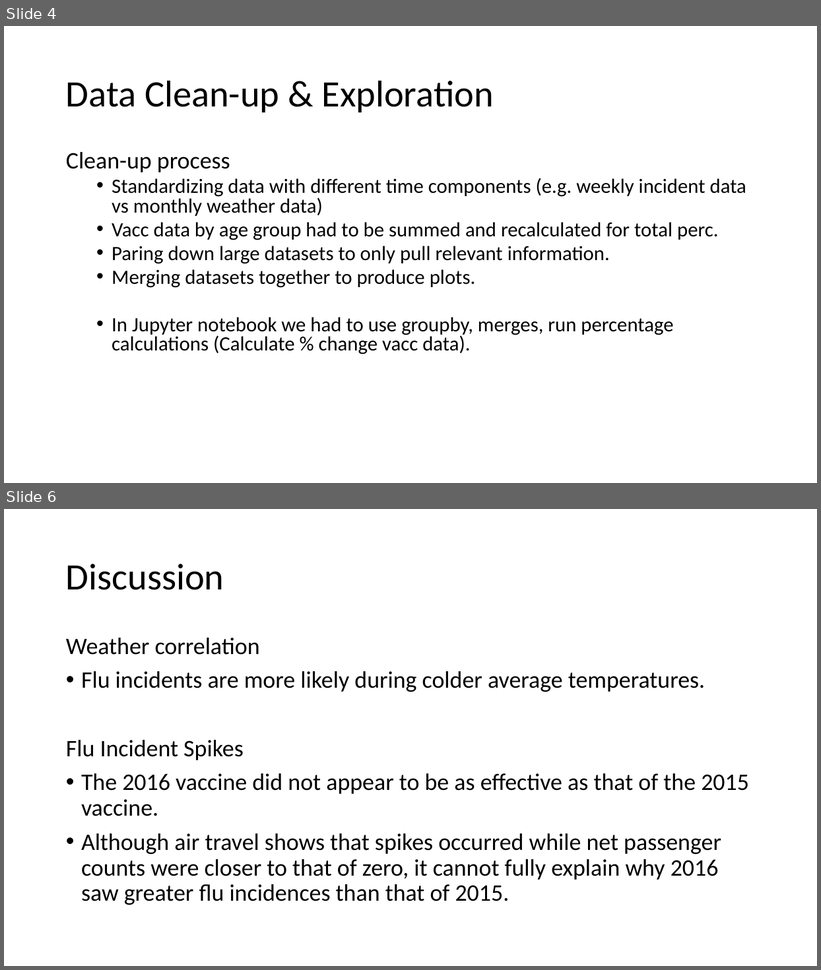
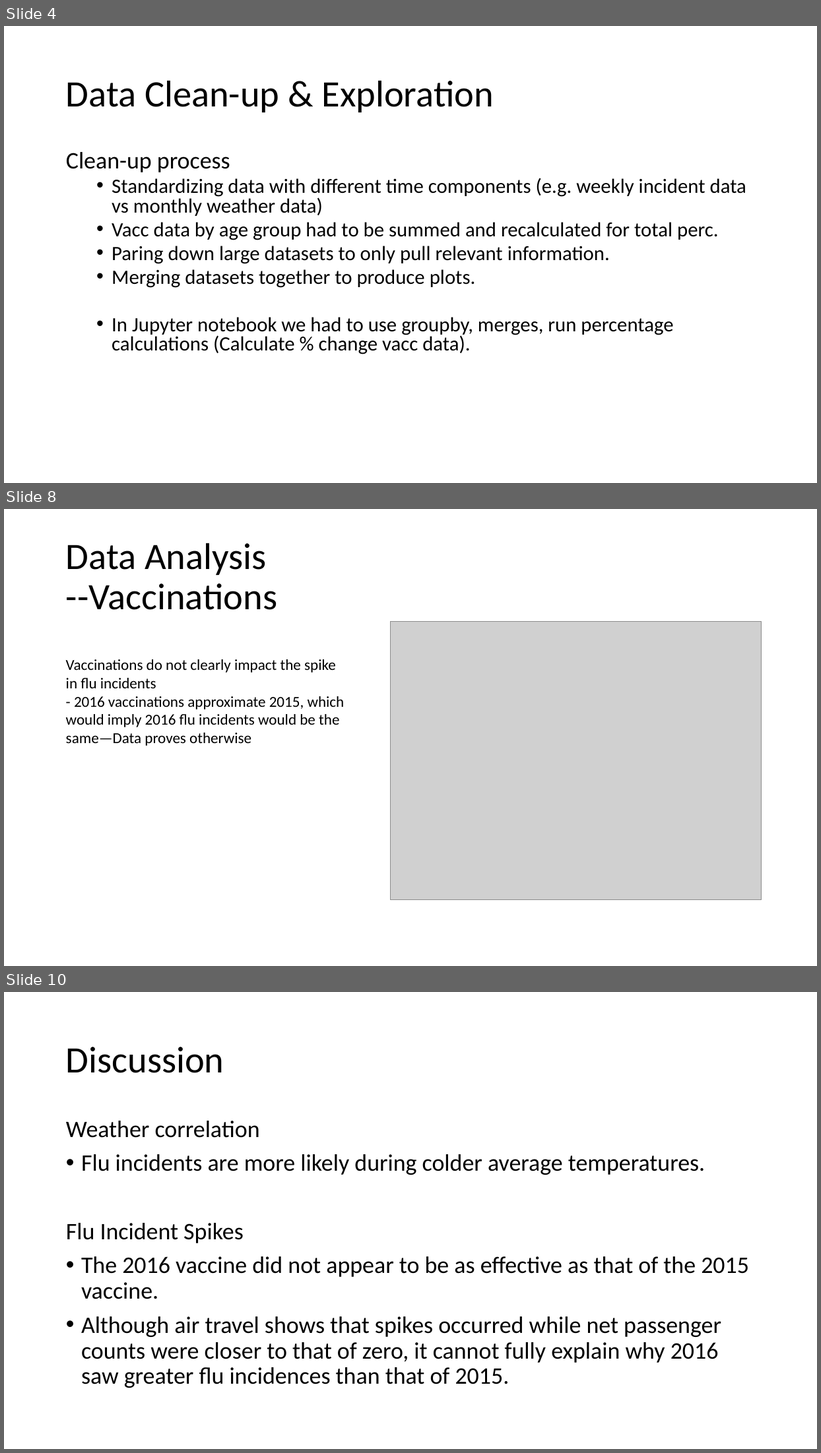
Before and after one commit to giolee88/FluTracker, a slide deck: Slide-Shows/Flu Tracker.pptx. Shown one above the other, each under a label of ours: slides 4 and 6 before the commit, slides 4, 8 and 10 after it; the slides between them are not shown. The pictures are 821x970 and 821x1453 pixels, drawn with LibreOffice and Linux fonts; fonts in the diff are those of the drawing; grey boxes stand for pictures. Boxes give left, top, right and bottom in pixels: in the first picture for what was removed or moved away, otherwise in the second. Text is boxed around its words. In the diff, an @@ line names an element or a change of style, - is before the commit and + after.

```diff
--- a/Slide-Shows/Flu Tracker.pptx
+++ b/Slide-Shows/Flu Tracker.pptx
@@ slide 8 added at (4, 509, 817, 966), background #FFFFFF @@
@@ title added at (66, 543, 277, 610), 44 pt, text #000000 @@
+Data Analysis
+--Vaccinations
@@ picture added at (390, 622, 762, 900) @@
@@ text added at (66, 659, 345, 746), 18 pt, text #000000 @@
+Vaccinations do not clearly impact the spike in flu incidents
+- 2016 vaccinations approximate 2015, which would imply 2016 flu incidents would be the same—Data proves otherwise
@@ what was slide 6 is now slide 10 @@
```
Also in this commit, not shown: 4 other slides added, 1 slide removed.
